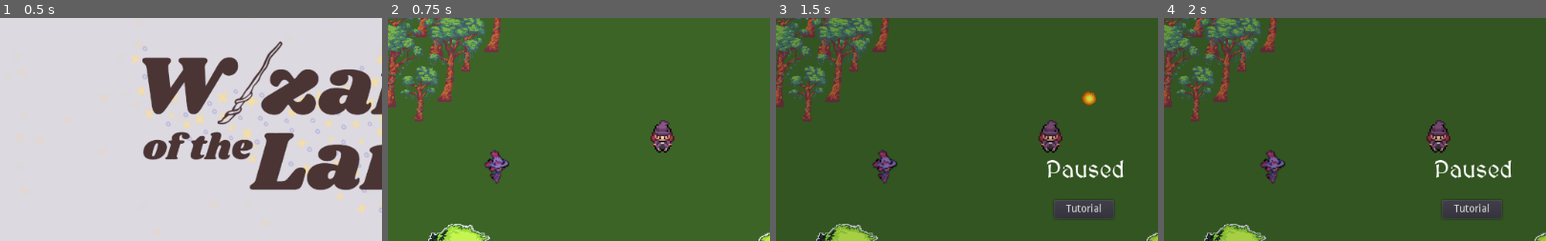
Above: before the commit, frames 1-4 (left to right).
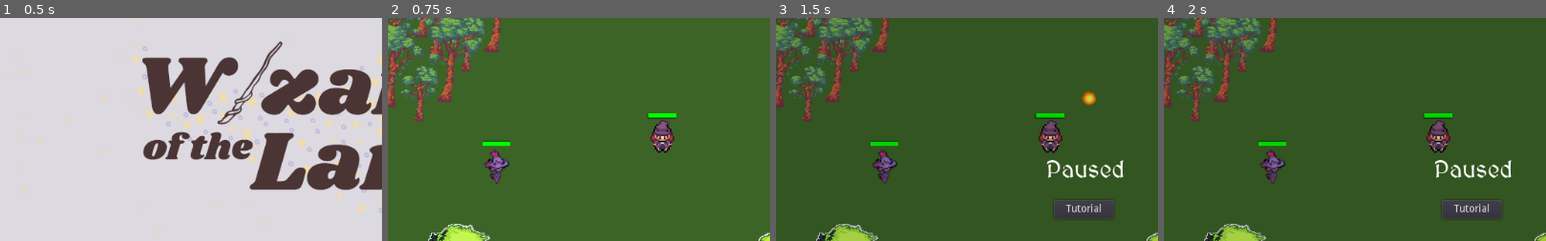
Above: after the commit, the same moments.

Repository: ann-rod/wizard_of_the_land
Game: Godot game, scene res://key_scenes/title_screen/TitleScreen.tscn
Two runs of this game, one before a commit and one after it. Both use one fixed random seed, a clock stepped at 60 frames per second and the inputs below.
Inputs:
- Up to frame 1 (0.5 s): no input
- Up to frame 2 (0.75 s): click "Start" at 0.5 s
- Up to frame 3 (1.5 s): click "||" at 1.25 s
- Up to frame 4 (2 s): no input
The pictures show only the part of the screen within x 10-60%, y 16-66%; the shares and areas given below are measured in that part.

Frame 1 is identical in both runs. In frame 2, 0.4% of the frame differs, in the area x 24-76%, y 42-58%; in frame 3, 0.4%; in frame 4, 0.4%.

Commit message:
added overhead health bars to all characters

Diff:
--- a/characters/Player.gd
+++ b/characters/Player.gd
@@ -4,12 +4,15 @@
 signal player_hp_zero
 signal player_cast_spell(spell, pos, dir)
 
-var PLAYER_HP = 3
+var MAX_HEALTH = 3
+var CURRENT_HEALTH = 3
+
 export var speed = 250
 var screen_size
 var player_dir = Vector2(0, -1) # player dir defaults to up
 
 export (PackedScene) var Spell
+onready var health_bar = $HealthBar
 onready var collision_shape = $CollisionShape2D
 onready var attack_cooldown = $AttackCooldown
 onready var spell_origin_up = $SpellOriginUp
@@ -20,6 +23,7 @@
 func _ready():
 	screen_size = get_viewport_rect().size
 	collision_shape.disabled = false # enable collisions
+	init_health_bar()
 
 func _process(delta):
 	var velocity = Vector2.ZERO
@@ -60,6 +64,9 @@
 	elif velocity.y > 0:
 		$AnimatedSprite.animation = "down"
 
+func init_health_bar():
+	health_bar._on_max_health_updated(MAX_HEALTH)
+	health_bar._on_health_updated(MAX_HEALTH)
 
 func _on_Player_body_entered(_body):
 	emit_signal("hit")
@@ -67,10 +74,11 @@
 	handle_hit()
 
 func handle_hit():
-	PLAYER_HP -= 1
-	print("current player HP:", PLAYER_HP)
+	CURRENT_HEALTH -= 1
+	health_bar._on_health_updated(CURRENT_HEALTH)
+	#print("current player HP:", CURRENT_HEALTH)
 
-	if(PLAYER_HP <= 0):
+	if(CURRENT_HEALTH <= 0):
 		emit_signal("player_hp_zero")
 
 # Shoot using mouse
--- a/characters/Player.tscn
+++ b/characters/Player.tscn
@@ -13,6 +13,7 @@
 [ext_resource path="res://art/sprite pngs/wizard_down_02.png" type="Texture" id=11]
 [ext_resource path="res://art/sprite pngs/wizard_up_00.png" type="Texture" id=12]
 [ext_resource path="res://characters/Player.gd" type="Script" id=13]
+[ext_resource path="res://key_scenes/health_bar/HealthBar.tscn" type="PackedScene" id=14]
 
 [sub_resource type="SpriteFrames" id=1]
 animations = [ {
@@ -62,4 +63,9 @@
 [node name="SpellOriginLeft" type="Position2D" parent="."]
 position = Vector2( -26, 8 )
 
+[node name="HealthBar" parent="." instance=ExtResource( 14 )]
+anchor_bottom = 0.431
+margin_top = -28.0
+rect_scale = Vector2( 1.1, 1.1 )
+
 [connection signal="body_entered" from="." to="." method="_on_Player_body_entered"]
--- a/characters/enemies/Mob.gd
+++ b/characters/enemies/Mob.gd
@@ -6,10 +6,13 @@
 export (PackedScene) var Spell
 
 onready var ai = $AI
+onready var health_bar = $HealthBar
 onready var attack_cooldown = $MobAttackCooldown
 onready var collision_shape = $CollisionShape2D
 
-var MOB_HP = 3
+var MAX_HEALTH = 3
+var CURRENT_HEALTH = 3
+
 var MOB_SPEED = 150
 var mob_direction = Vector2.ZERO
 var screen_size
@@ -18,6 +21,7 @@
 func _ready():
 	screen_size = get_viewport_rect().size
 	collision_shape.disabled = false # enable collisions
+	init_health_bar()
 
 # Called every frame. 'delta' is the elapsed time since the previous frame.
 func _physics_process(delta):
@@ -41,13 +45,18 @@
 	elif velocity.y > 0:
 		$AnimatedSprite.animation = "down"
 
+func init_health_bar():
+	health_bar._on_max_health_updated(MAX_HEALTH)
+	health_bar._on_health_updated(MAX_HEALTH)
+
 func handle_hit():
-	MOB_HP -= 1
-	print("mob hp: ", MOB_HP)
+	CURRENT_HEALTH -= 1
+	health_bar._on_health_updated(CURRENT_HEALTH)
+	#print("mob hp: ", MOB_HP)
 
 	# mob dies
-	if(MOB_HP <= 0):
-		print("mob killed!")
+	if(CURRENT_HEALTH <= 0):
+		#print("mob killed!")
 		queue_free()
 		emit_signal("mob_killed")
 
--- a/characters/enemies/Mob.tscn
+++ b/characters/enemies/Mob.tscn
@@ -8,6 +8,7 @@
 [ext_resource path="res://art/mob_sprites/mob_side_01.png" type="Texture" id=6]
 [ext_resource path="res://characters/enemies/Mob.gd" type="Script" id=7]
 [ext_resource path="res://characters/enemies/AI.gd" type="Script" id=8]
+[ext_resource path="res://key_scenes/health_bar/HealthBar.tscn" type="PackedScene" id=9]
 
 [sub_resource type="SpriteFrames" id=1]
 animations = [ {
@@ -63,6 +64,10 @@
 wait_time = 4.0
 one_shot = true
 
+[node name="HealthBar" parent="." instance=ExtResource( 9 )]
+margin_top = -21.0
+rect_scale = Vector2( 0.7, 0.7 )
+
 [connection signal="body_entered" from="." to="." method="_on_Mob_body_entered"]
 [connection signal="attempt_to_shoot" from="AI" to="." method="_on_AI_attempt_to_shoot"]
 [connection signal="chase_target" from="AI" to="." method="_on_AI_chase_target"]
--- a/environments/HUD/HUD.gd
+++ b/environments/HUD/HUD.gd
@@ -15,7 +15,7 @@
 	$TutorialLabel.hide()
 	$Instructions.hide()
 
-func _process(delta):
+func _process(_delta):
 	if Input.is_action_just_pressed("pause"):
 		_on_PauseButton_pressed()
 
--- /dev/null
+++ b/key_scenes/health_bar/HealthBar.gd
@@ -0,0 +1,34 @@
+extends Control
+
+onready var health_over = $HealthBarOver
+onready var health_under = $HealthBarUnder
+onready var update_tween = $HealthUpdateTween
+
+export (Color) var healthy_color = Color.green
+export (Color) var caution_color = Color.yellow
+export (Color) var danger_color = Color.red
+
+export (float, 0, 1, .05) var caution_zone = .68
+export (float, 0, 1, .05) var danger_zone = .35
+
+func _ready():
+	pass
+
+func _on_health_updated(health):
+	health_over.value = health
+	update_tween.interpolate_property(health_under, "value", health_under.value, health, 0.4, Tween.TRANS_SINE, Tween.EASE_IN_OUT)
+	update_tween.start()
+
+	_assign_color(health)
+
+func _assign_color(health):
+	if(health < health_over.max_value * danger_zone):
+		health_over.tint_progress = danger_color
+	elif(health < health_over.max_value * caution_zone):
+		health_over.tint_progress = caution_color
+	else:
+		health_over.tint_progress = healthy_color
+
+func _on_max_health_updated(max_health):
+	health_over.max_value = max_health
+	health_under.max_value = max_health
--- /dev/null
+++ b/key_scenes/health_bar/HealthBar.tscn
@@ -0,0 +1,32 @@
+[gd_scene load_steps=5 format=2]
+
+[ext_resource path="res://art/health_bar/health_bar_over.png" type="Texture" id=1]
+[ext_resource path="res://key_scenes/health_bar/HealthBar.gd" type="Script" id=2]
+[ext_resource path="res://art/health_bar/health_bar_under.png" type="Texture" id=3]
+[ext_resource path="res://art/health_bar/health_bar_progress.png" type="Texture" id=4]
+
+[node name="HealthBar" type="Control"]
+script = ExtResource( 2 )
+
+[node name="HealthBarUnder" type="TextureProgress" parent="."]
+margin_left = -18.0
+margin_top = -3.0
+margin_right = 684.0
+margin_bottom = 99.0
+rect_scale = Vector2( 0.05, 0.06 )
+texture_under = ExtResource( 3 )
+texture_over = ExtResource( 1 )
+texture_progress = ExtResource( 4 )
+tint_progress = Color( 0.894118, 0.0745098, 0.0745098, 1 )
+
+[node name="HealthBarOver" type="TextureProgress" parent="."]
+margin_left = -18.0
+margin_top = -3.0
+margin_right = 684.0
+margin_bottom = 99.0
+rect_scale = Vector2( 0.05, 0.06 )
+texture_over = ExtResource( 1 )
+texture_progress = ExtResource( 4 )
+tint_progress = Color( 0.0352941, 0.694118, 0.156863, 1 )
+
+[node name="HealthUpdateTween" type="Tween" parent="."]
Binary file added: art/health_bar/health_bar_over.png
Not shown, added: art/health_bar/health_bar_over.png.import
Binary file added: art/health_bar/health_bar_progress.png
Not shown, added: art/health_bar/health_bar_progress.png.import
Binary file added: art/health_bar/health_bar_under.png
Not shown, added: art/health_bar/health_bar_under.png.import
Not shown: 1 places in characters/Player.tscn that only renumber resources
Not shown: 1 places in characters/enemies/Mob.tscn that only renumber resources
Not shown, added: art/health_bar/.DS_Store
